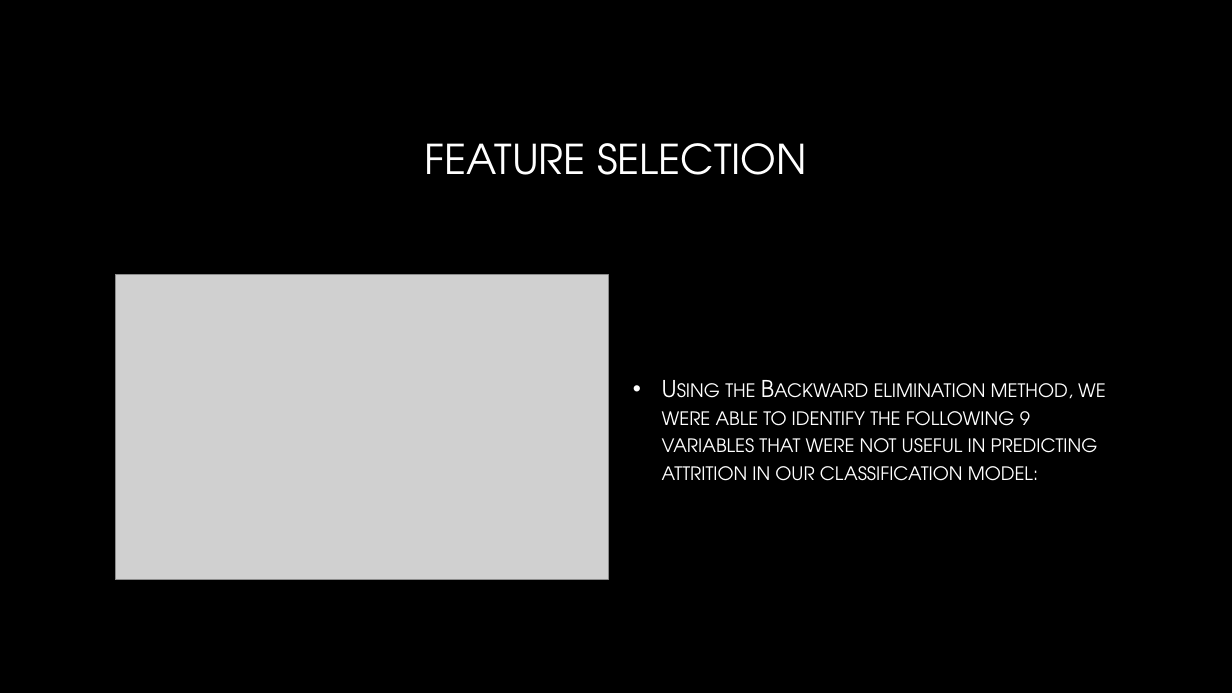
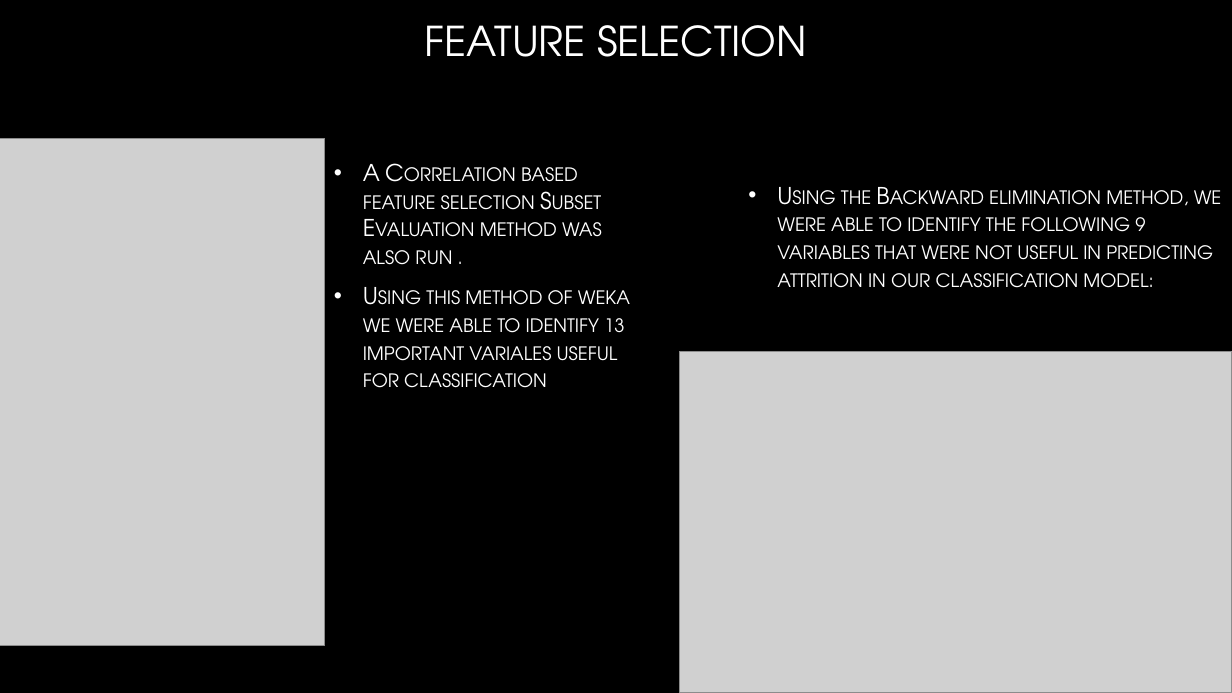
Before and after one commit to mmd52/HR_Employee_Attrition, a slide deck: slide 8 of Attrition Management.pptx. Drawn at 1232x693 pixels with LibreOffice and Linux fonts; fonts in the diff are those of the drawing; grey boxes stand for pictures; background and template pictures are left out. Boxes give left, top, right and bottom in pixels: in the first picture for what was removed or moved away, otherwise in the second. Text is boxed around its words. In the diff, an @@ line names an element or a change of style, - is before the commit and + after.

```diff
--- a/Attrition Management.pptx
+++ b/Attrition Management.pptx
@@ title "FEATURE SELECTION": place and size @@
-title "FEATURE SELECTION" at (424,143,807,175)
+title "FEATURE SELECTION" at (424,25,807,57)
@@ text "Using the Backward elimination method, ...": place and size @@
-text "Using the Backward elimination method, ..." at (662,383,1106,481)
+text "Using the Backward elimination method, ..." at (777,190,1222,288)
@@ picture added at (0,139,324,646) @@
@@ text added at (363,164,630,388), 18 pt, text gradient #FFFFFF to #BFBFBF, small capitals @@
+• A Correlation based feature selection Subset Evaluation method was also run .
+• Using this method of weka we were able to identify 13 important variales useful for classification
@@ picture: place and size @@
-picture at (116,274,608,579)
+picture at (680,351,1232,693)
```
Also in this commit, not shown: 3 other files.
